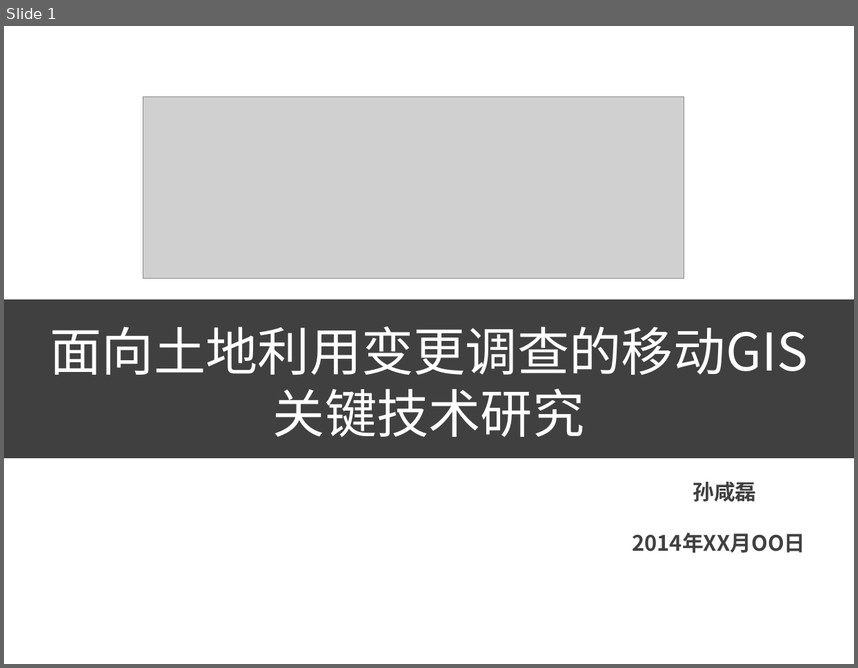
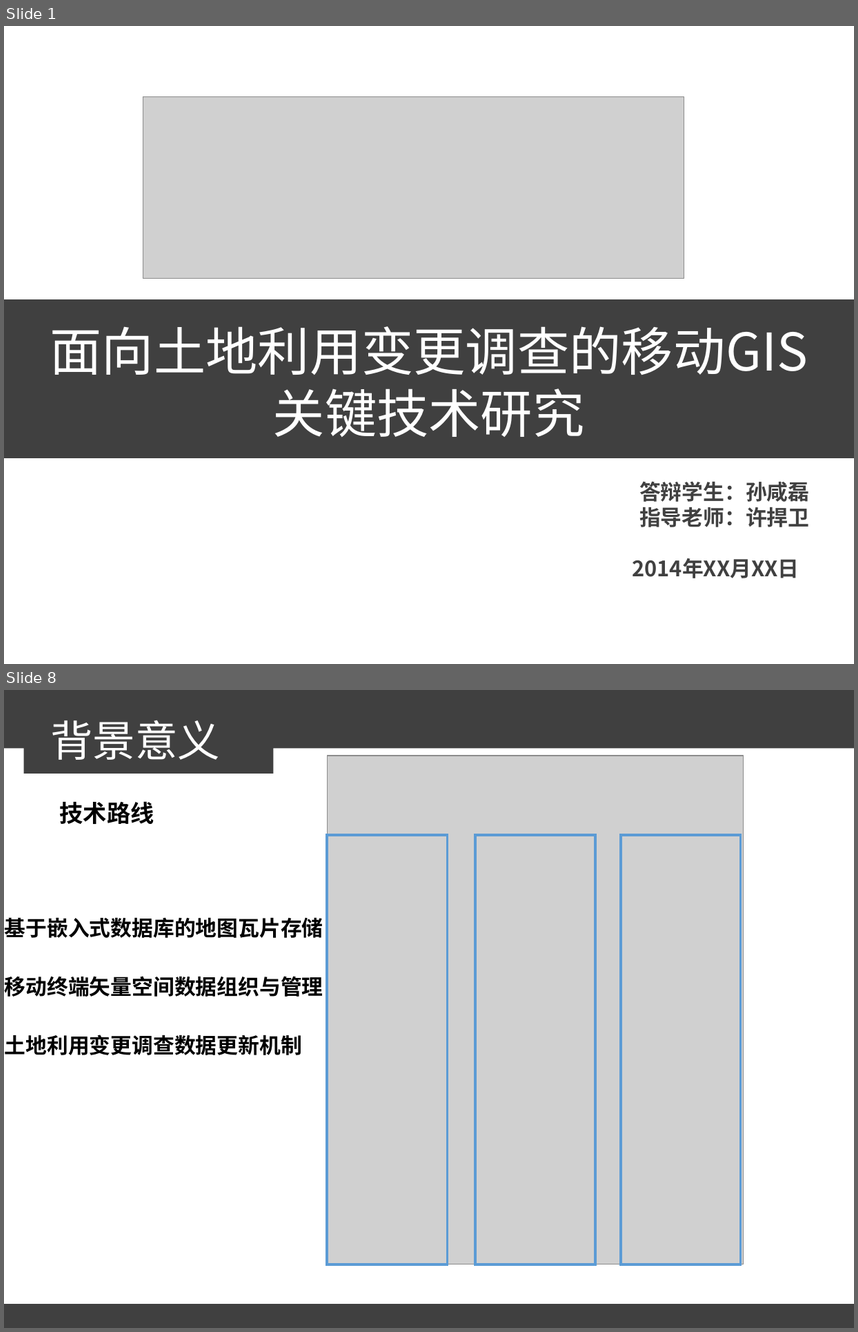
Before and after one commit to sunxianlei/MyThesis, a slide deck: 汇报答辩/论文答辩.ppt. Shown one above the other, each under a label of ours: slide 1 before the commit, slides 1 and 8 after it; the slides between them are not shown. The pictures are 858x668 and 858x1332 pixels, drawn with LibreOffice and Linux fonts; fonts in the diff are those of the drawing; grey boxes stand for pictures. Boxes give left, top, right and bottom in pixels: in the first picture for what was removed or moved away, otherwise in the second. Text is boxed around its words. In the diff, an @@ line names an element or a change of style, - is before the commit and + after.

Commit message:
添加ppt部分内容
添加ppt部分内容，三个关键技术点只写了一个，还有部分信息留空

```diff
--- a/汇报答辩/论文答辩.ppt
+++ b/汇报答辩/论文答辩.ppt
@@ slide 8 added at <box>4,690,854,1328</box>, background #FFFFFF @@
@@ rectangle added at <box>4,690,854,749</box>, fill #404040 @@
@@ rectangle added at <box>23,716,274,774</box>, fill #404040 @@
@@ text added at <box>50,720,220,760</box>, 36 pt, text #FFFFFF @@
+背景意义
@@ picture added at <box>327,756,744,1264</box> @@
@@ text added at <box>60,801,154,824</box>, 20 pt, text #000000, bold @@
+技术路线
@@ rectangle added at <box>327,834,447,1264</box>, outline #5B9BD5 2.24 pt @@
@@ rectangle added at <box>476,834,595,1264</box>, outline #5B9BD5 2.24 pt @@
@@ rectangle added at <box>621,834,741,1264</box>, outline #5B9BD5 2.24 pt @@
@@ text added at <box>5,917,323,938</box>, 18 pt, text #000000, bold @@
+基于嵌入式数据库的地图瓦片存储
@@ text added at <box>5,976,323,996</box>, 18 pt, text #000000, bold @@
+移动终端矢量空间数据组织与管理
@@ text added at <box>5,1034,302,1055</box>, 18 pt, text #000000, bold @@
+土地利用变更调查数据更新机制
@@ rectangle added at <box>4,1304,854,1328</box>, fill #404040 @@
@@ slide 1 changed as well @@
@@ text at <box>632,481,809,578</box>: text changed @@
-孙咸磊
-2014年XX月OO日
+答辩学生：孙咸磊
+指导老师：许捍卫
+2014年XX月XX日
```
Also in this commit, not shown: 2 other slides changed, 25 other slides added, 1 slide removed.
